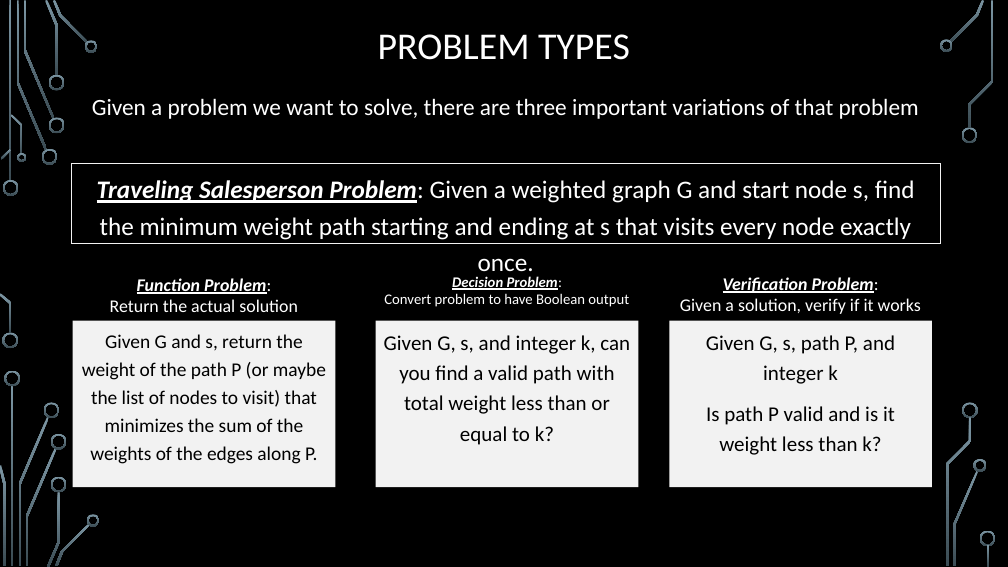
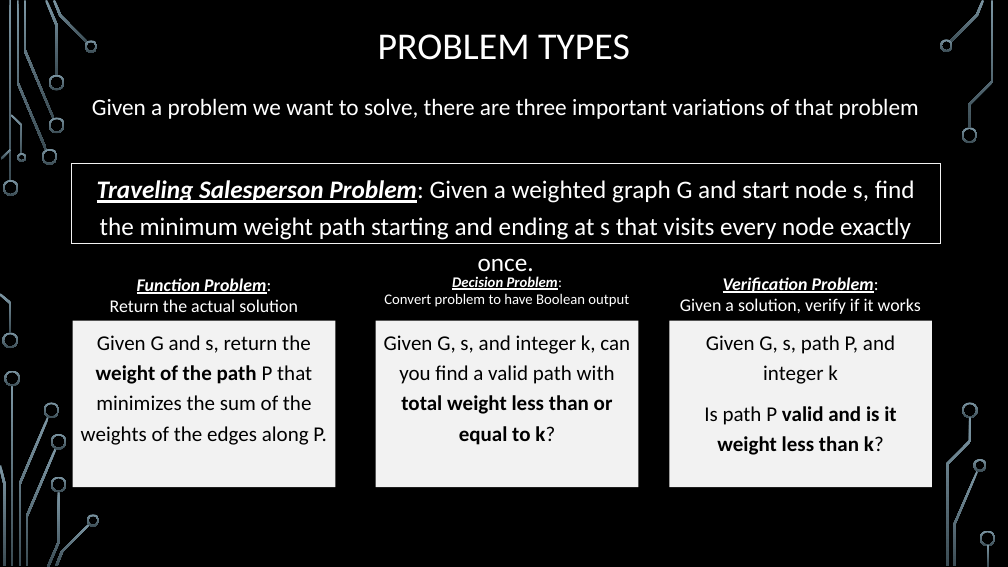
Before and after one commit to markfloryan/dmt2, a slide deck: slide 13 of slides/05-ComplexityTheory.pptx. Drawn at 1008x567 pixels with LibreOffice and Linux fonts; fonts in the diff are those of the drawing; background and template pictures are left out. Boxes give left, top, right and bottom in pixels: in the first picture for what was removed or moved away, otherwise in the second. Text is boxed around its words. In the diff, an @@ line names an element or a change of style, - is before the commit and + after.

Commit message:
small updates to slides

```diff
--- a/slides/05-ComplexityTheory.pptx
+++ b/slides/05-ComplexityTheory.pptx
@@ rectangle "Given G, s, and integer ..." at (x1=376, y1=321, x2=638, y2=487): bold on in "total weight less than or equal to ..." @@
@@ text in rectangle at (x1=81, y1=335, x2=326, y2=445): text changed; size 18.5 to 20 pt @@
-Given G and s, return the weight of the path P (or maybe the list of nodes to visit) that minimizes the sum of the weights of the edges along P.
+Given G and s, return the weight of the path P that minimizes the sum of the weights of the edges along P.
@@ text in rectangle at (x1=704, y1=406, x2=896, y2=455): bold on in "valid and is it weight less than ..." @@
```
Also in this commit, not shown: 1 other slide changed.
